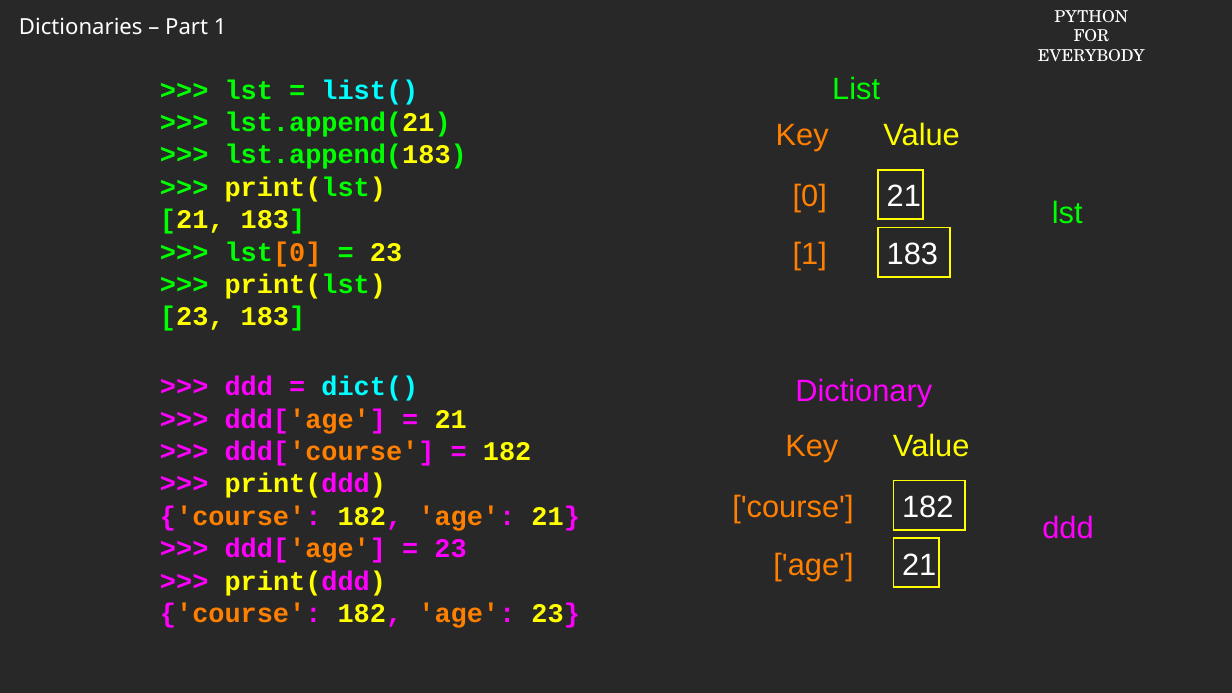
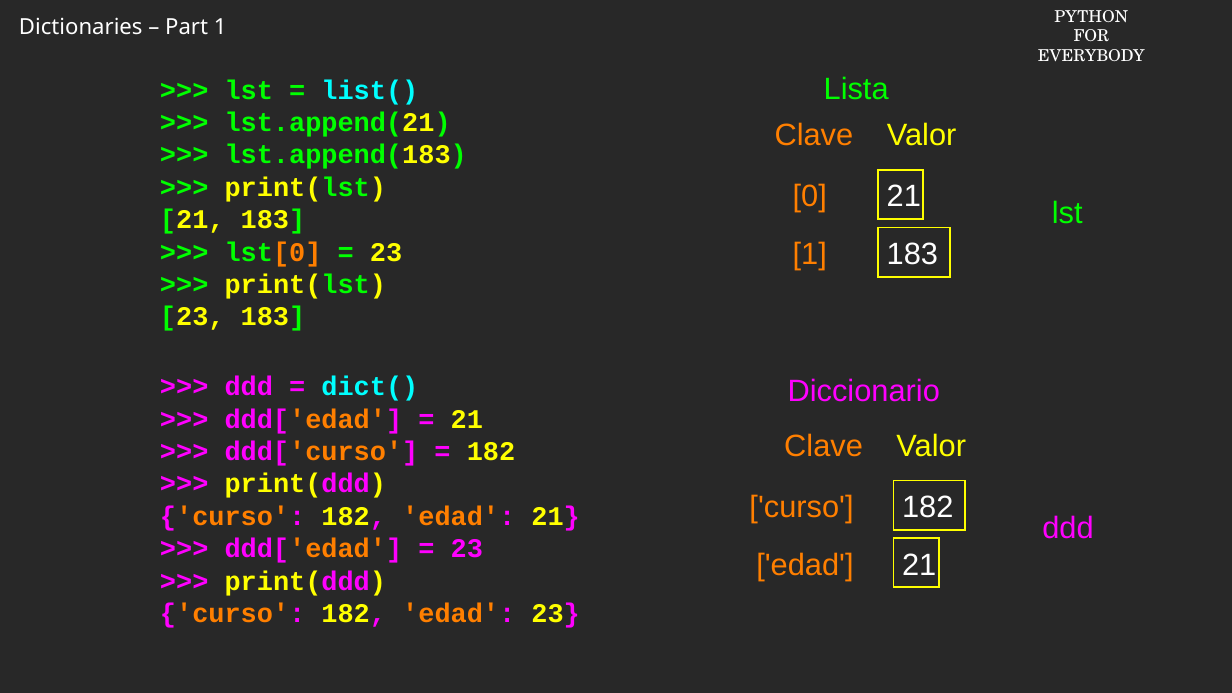
Before and after one commit to csev/py4e, a slide deck: slide 9 of ai/9.1.pptx. Drawn at 1232x693 pixels with LibreOffice and Linux fonts; fonts in the diff are those of the drawing; background and template pictures are left out. Boxes give left, top, right and bottom in pixels: in the first picture for what was removed or moved away, otherwise in the second. Text is boxed around its words. In the diff, an @@ line names an element or a change of style, - is before the commit and + after.

```diff
--- a/ai/9.1.pptx
+++ b/ai/9.1.pptx
@@ text at box(824, 76, 889, 100): text changed @@
-List
+Lista
@@ text at box(775, 122, 854, 146): text changed @@
-Key
+Clave
@@ text at box(887, 122, 957, 146): text changed @@
-Value
+Valor
@@ text at box(788, 378, 940, 402): text changed @@
-Dictionary
+Diccionario
@@ text at box(225, 409, 515, 466): text changed @@
->>> ddd['age'] = 21
->>> ddd['course'] = 182
+>>> ddd['edad'] = 21
+>>> ddd['curso'] = 182
@@ text at box(784, 433, 863, 457): text changed @@
-Key
+Clave
@@ text at box(896, 433, 966, 457): text changed @@
-Value
+Valor
@@ text at box(160, 506, 579, 563): text changed @@
-{'course': 182, 'age': 21}
->>> ddd['age'] = 23
+{'curso': 182, 'edad': 21}
+>>> ddd['edad'] = 23
@@ text at box(749, 494, 853, 522): text changed @@
-['course']
+['curso']
@@ text at box(756, 552, 853, 580): text changed @@
-['age']
+['edad']
@@ text at box(160, 603, 579, 628): text changed @@
-{'course': 182, 'age': 23}
+{'curso': 182, 'edad': 23}
```
Also in this commit, not shown: 4 other slides changed, 5 slides added, 5 slides removed.
